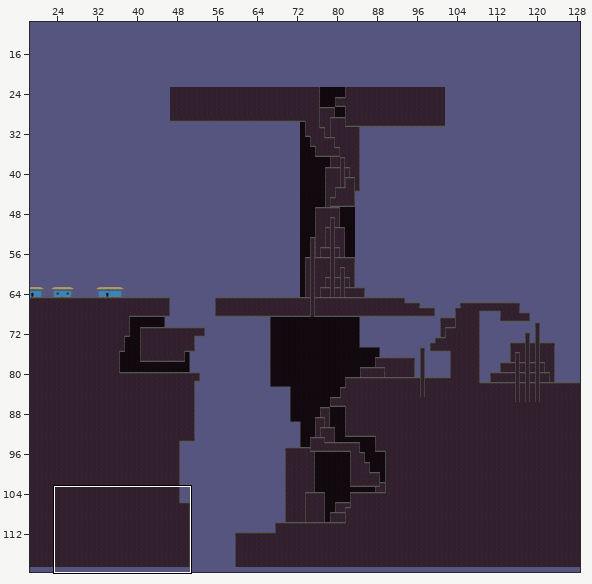
Tiled map -- Source/Assets/Levels/CampoDelCielo_FocoDengue.tmx. Above, an overview of the earlier version with the close-up marked.
Close-up. As it was:
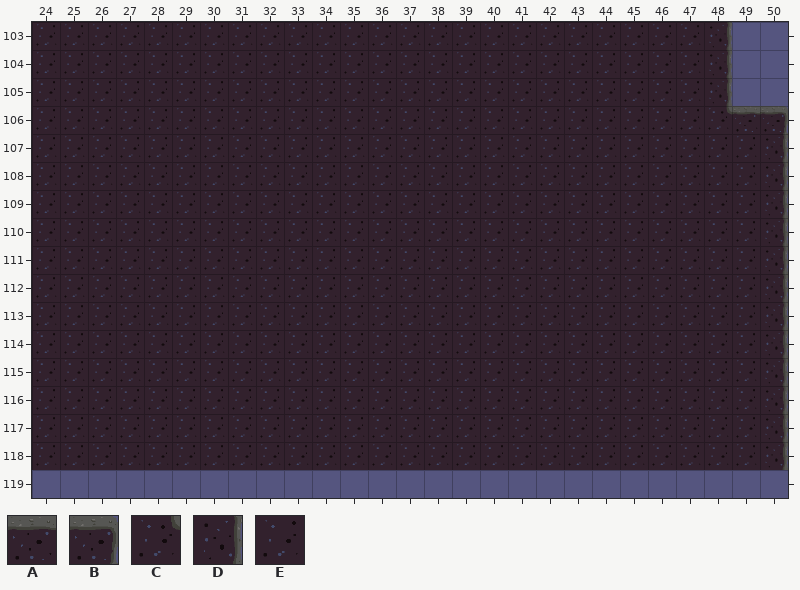
Cells are 64x64 px. Shown: x 24..50, y 103..119. The commit also changed other parts of the map, which this record leaves out. Tiles whose own drawing changed are shown in their newer look in all pictures.
Key: from "CampoDelCielo_ts": A 0, B 2, C 3, D 10, E 11.
_ is an empty cell.
Layers that did not change in this view are not listed.
Layer "plataforma1" before, first column x 24:
103 EEEEEEEEEEEEEEEEEEEEEEEED__
104 EEEEEEEEEEEEEEEEEEEEEEEED__
105 EEEEEEEEEEEEEEEEEEEEEEEED__
106 EEEEEEEEEEEEEEEEEEEEEEEECAB
107 EEEEEEEEEEEEEEEEEEEEEEEEEED
108 EEEEEEEEEEEEEEEEEEEEEEEEEED
109 EEEEEEEEEEEEEEEEEEEEEEEEEED
110 EEEEEEEEEEEEEEEEEEEEEEEEEED
111 EEEEEEEEEEEEEEEEEEEEEEEEEED
112 EEEEEEEEEEEEEEEEEEEEEEEEEED
113 EEEEEEEEEEEEEEEEEEEEEEEEEED
114 EEEEEEEEEEEEEEEEEEEEEEEEEED
115 EEEEEEEEEEEEEEEEEEEEEEEEEED
116 EEEEEEEEEEEEEEEEEEEEEEEEEED
117 EEEEEEEEEEEEEEEEEEEEEEEEEED
118 EEEEEEEEEEEEEEEEEEEEEEEEEED
119 ___________________________
Now the later version:
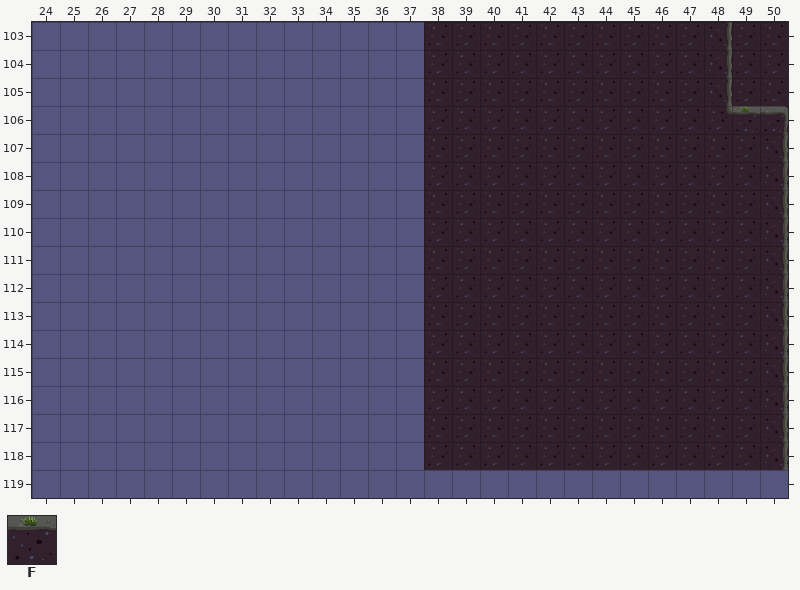
Further tiles: from "CampoDelCielo_ts": F 1.
Edits made:
Changed rows in their new state; . is an unchanged cell.
Layer "plataforma2_a":
first column x 48:
103 EEE
104 EEE
105 EEE
106 ..E
107 ..E
108 ..E
109 ..E
110 ..E
111 ..E
112 ..E
113 ..E
114 ..E
115 ..E
116 ..E
117 ..E
118 ..E
Layer "plataforma1":
first column x 24:
103 ______________............
104 ______________............
105 ______________............
106 ______________...........F
107 ______________............
108 ______________............
109 ______________............
110 ______________............
111 ______________............
112 ______________............
113 ______________............
114 ______________............
115 ______________............
116 ______________............
117 ______________............
118 ______________............
